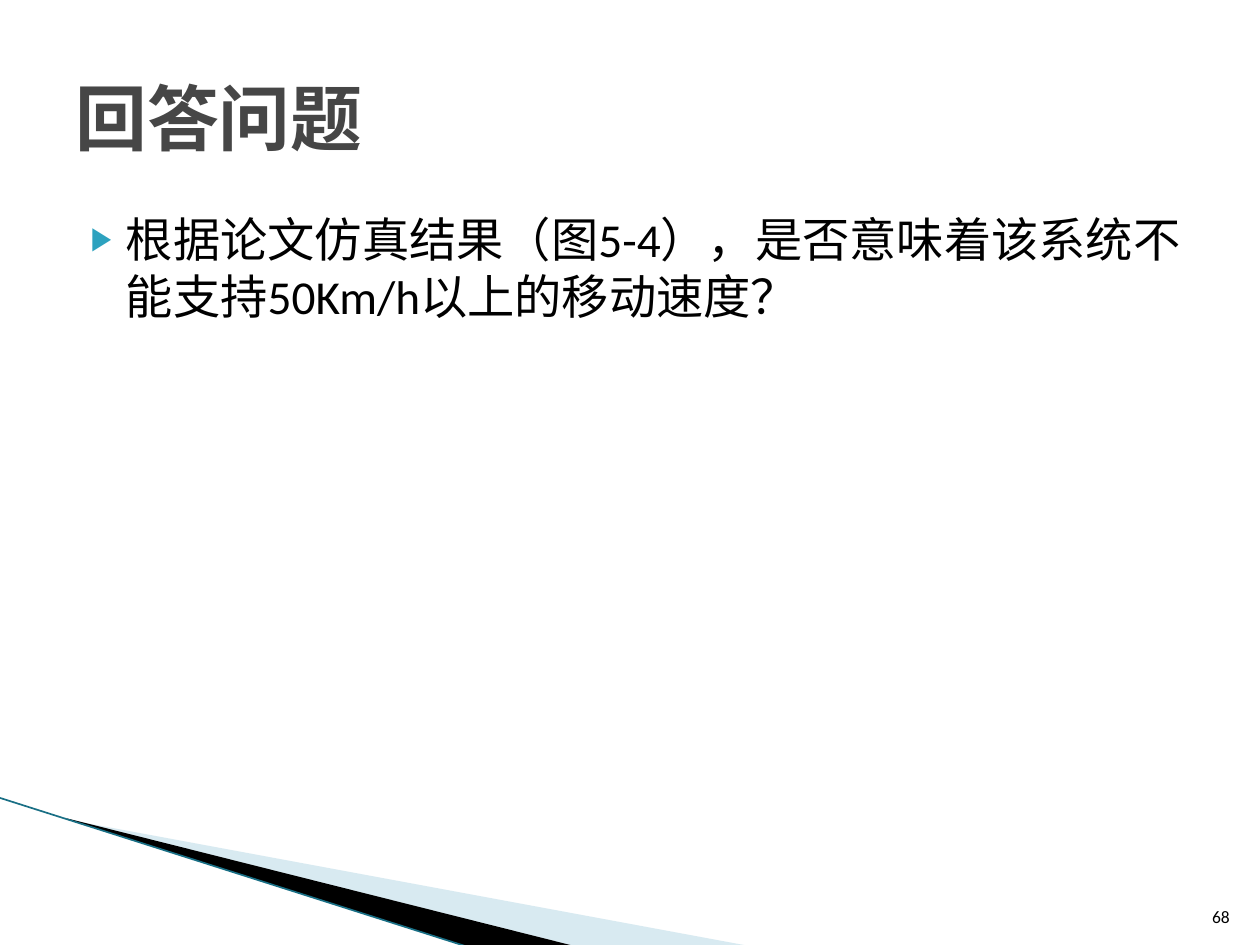
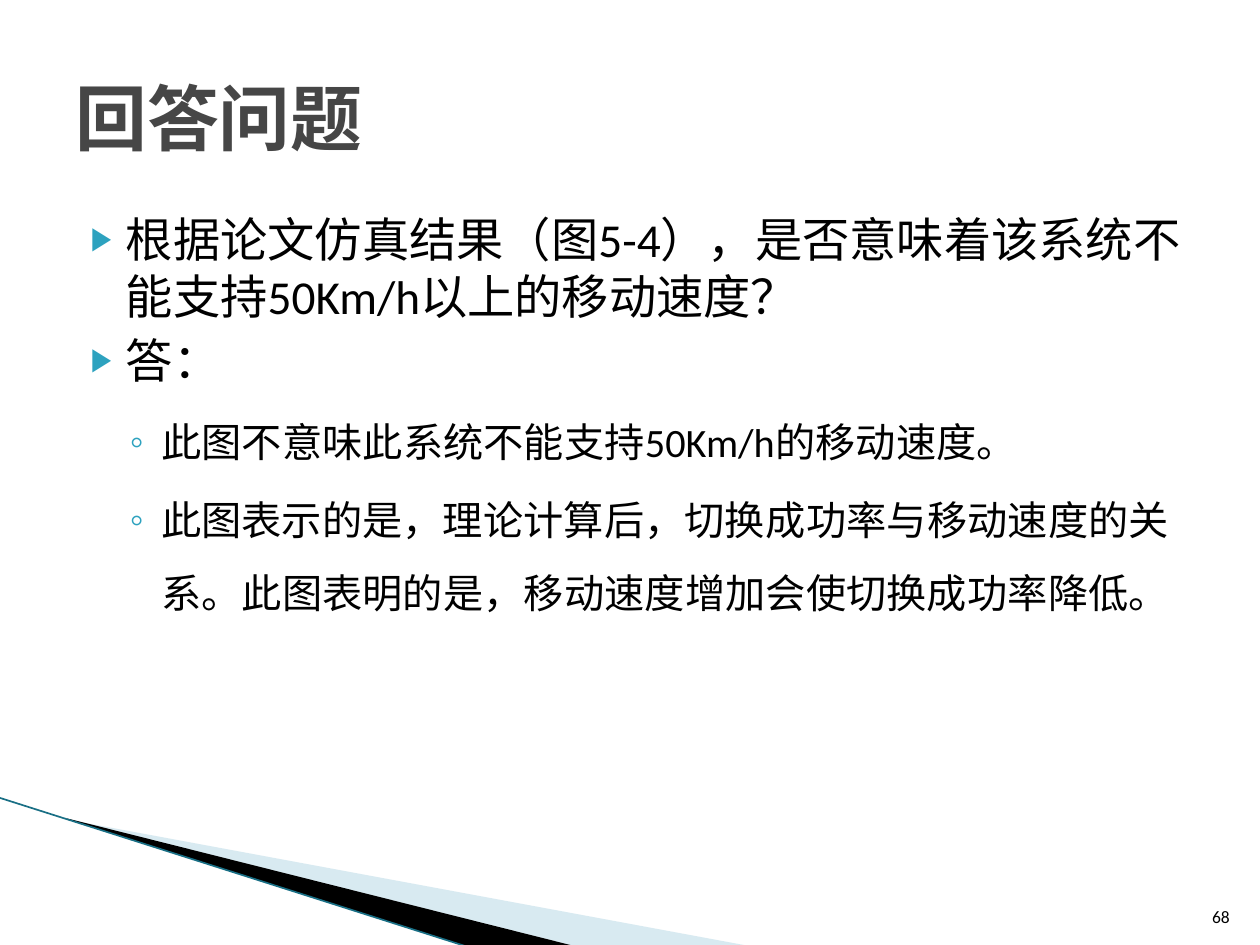
Before and after one commit to ZhiweiYAN/yzw_thesis, a slide deck: slide 68 of defense_phd_v07.pptx. Drawn at 1260x945 pixels with LibreOffice and Linux fonts; fonts in the diff are those of the drawing; background and template pictures are left out. Boxes give left, top, right and bottom in pixels: in the first picture for what was removed or moved away, otherwise in the second. Text is boxed around its words. In the diff, an @@ line names an element or a change of style, - is before the commit and + after.

```diff
--- a/defense_phd_v07.pptx
+++ b/defense_phd_v07.pptx
@@ text at (x1=126, y1=338, x2=1169, y2=612): paragraphs added @@
+▶ 答：
+  ◦ 此图不意味此系统不能支持50Km/h的移动速度。
+  ◦ 此图表示的是，理论计算后，切换成功率与移动速度的关系。此图表明的是，移动速度增加会使切换成功率降低。
```
Also in this commit, not shown: 8 other slides changed, 3 other files.
